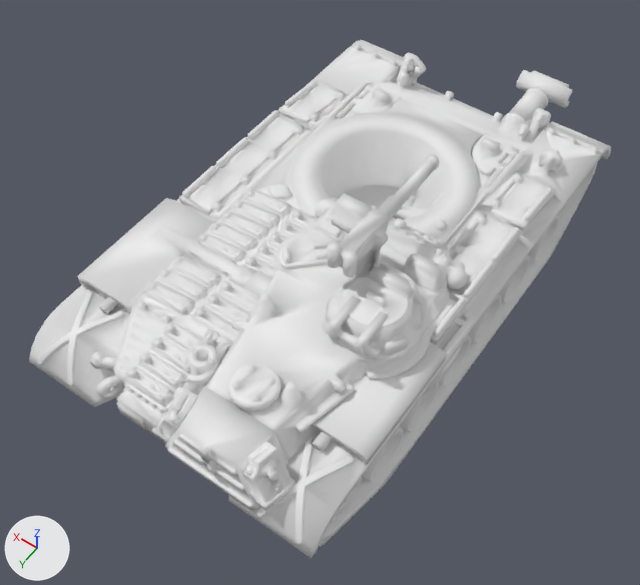
What one commit did to the glTF model public/models/tanks/community/recovered/m47_patton.glb.
Camera for both pictures: a camera (50 mm lens) standing at (-18.1, 24.0, 87.4) and looking at (17.5, -25.9, 9.0). The lights are fixed; the arrows at lower left show +X, +Y and +Z. The first picture is the older version. Where no turn or scale is listed for an object, it has been applied to the vertices.

The first picture shows 'HullMesh', 'TurretMesh'.
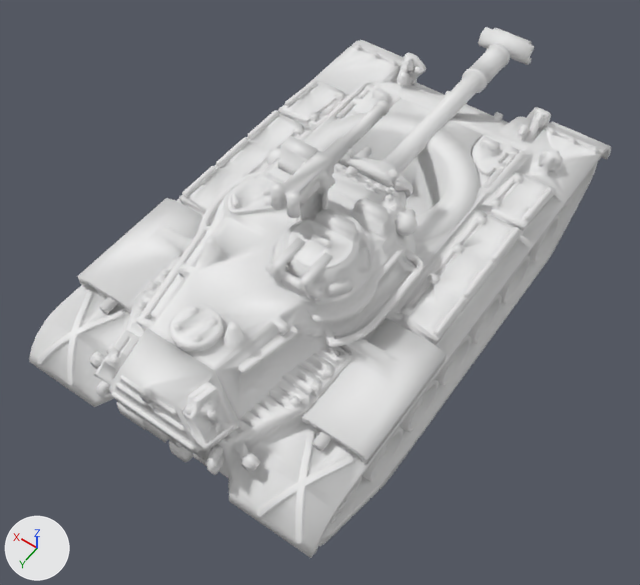
Diff of the bpy script that builds the scene:
```diff
--- a/public/models/tanks/community/recovered/m47_patton.glb.py
+++ b/public/models/tanks/community/recovered/m47_patton.glb.py
@@ ob_turretmesh @@
 ob_turretmesh = bpy.data.objects.new('TurretMesh', me_1_100_m47_turret_late_mg_8)
-ob_turretmesh.location = (0.0, 0.0, 0.0)
+ob_turretmesh.location = (6.3, 0.0, 4.0)
```

What differs and where, as boxes (x1, y1, x2, y2) in the pictures (640 x 585 px):
'TurretMesh', moved: before (151, 70, 573, 511); after (94, 27, 534, 453)
